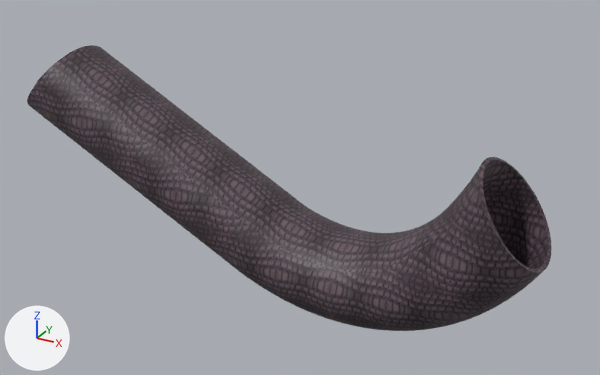
Before and after pictures for a commit that changed the glTF model assets/sprites/disco_tube.gltf.
Before and after are seen from a camera (50 mm lens) standing at (4.32, -8.5, 4.62) and looking at (-0.45, 0.18, 0.27). Every picture has the same lights, and +X, +Y and +Z are marked at lower left. Vertices at the same position are counted once.

The first picture shows 'tube-col'.
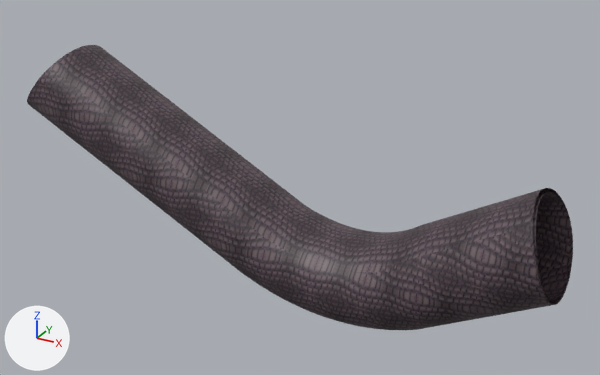
Commit message: disco level made easier

Boxes [x1, y1, x2, y2] around the edits, measured in the pictures (600 x 375 px):
'tube-col', reshaped, moved
    before: [27, 45, 551, 331]
    after: [27, 45, 573, 330]
part 1 of me_cylinder_002, cut back
    before: [401, 157, 551, 330]
    after: [402, 188, 573, 330]
part 2 of me_cylinder_002, surface changed
    both: [29, 55, 406, 324]

Edits to the bpy script that builds the scene:
```text
Change me_cylinder_002:
    used by ob_tube_col; location = (0.0, 0.0, 0.0)
    remove me_cylinder_002.from_pydata(...)  # 4608 vertices, 9088 faces; spans x -4.55..2.81, y -0.7..0.7, z -1.27..1.76
    add me_cylinder_002.from_pydata(...)  # 2816 vertices, 5376 faces; spans x -4.55..3.02, y -0.7..0.7, z -1.27..1.76
    me_cylinder_002 part 1: 1920 vertices removed from x 1.3..2.81, y -0.7..0.7, z -1.04..1.18; 128 vertices added at x 2.62..3.02, y -0.7..0.7, z -0.28..0.93
    me_cylinder_002 part 2: 5120 kept faces spanning x -4.55..1.45, y -0.7..0.7, z -1.27..1.76 get new texture (UV) coordinates
Change ob_tube_col:
    ob_tube_col.location: (0.0, 0.0, 0.0) -> (0.0, 0.0, 0.009)
```
